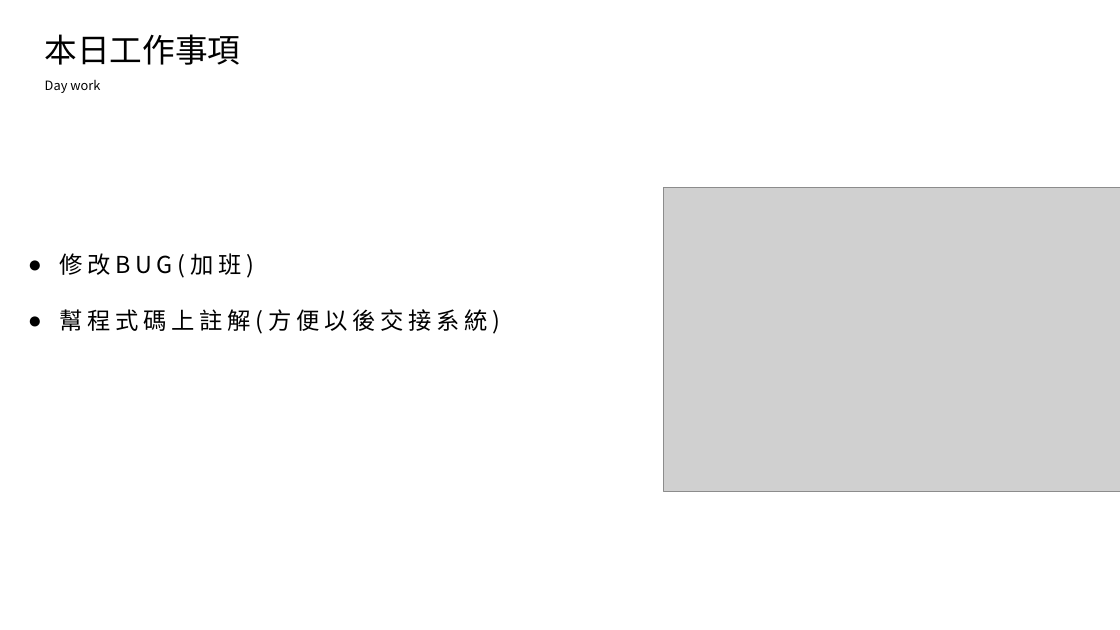
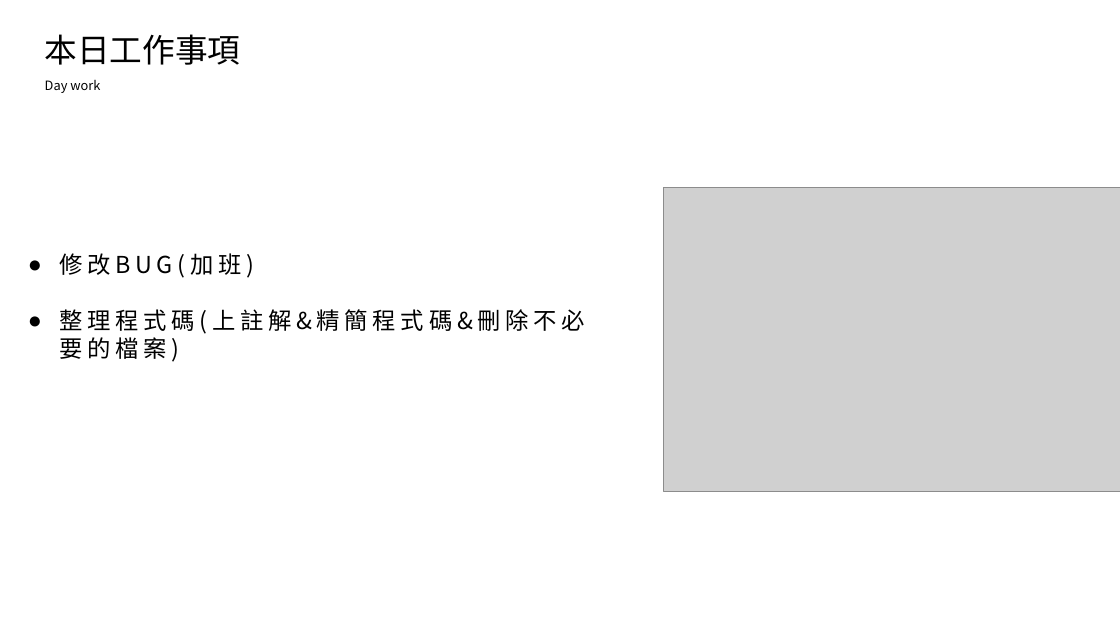
Before and after one commit to king637324/KnowledgeGreenhouseSystem, a slide deck: slide 2 of 工作日報_葉柏漢/2021.11/2021.11.04(加班)_2021.11.05工作日報_葉柏漢.pptx. Drawn at 1120x630 pixels with LibreOffice and Linux fonts; fonts in the diff are those of the drawing; grey boxes stand for pictures. Boxes give left, top, right and bottom in pixels: in the first picture for what was removed or moved away, otherwise in the second. Text is boxed around its words. In the diff, an @@ line names an element or a change of style, - is before the commit and + after.

```diff
--- a/工作日報_葉柏漢/2021.11/2021.11.04(加班)_2021.11.05工作日報_葉柏漢.pptx
+++ b/工作日報_葉柏漢/2021.11/2021.11.04(加班)_2021.11.05工作日報_葉柏漢.pptx
@@ text at (59, 309, 585, 362): text changed @@
-● 幫程式碼上註解(方便以後交接系統)
+● 整理程式碼(上註解&精簡程式碼&刪除不必要的檔案)
```
Also in this commit, not shown: 2 slides added, 11 other files.
